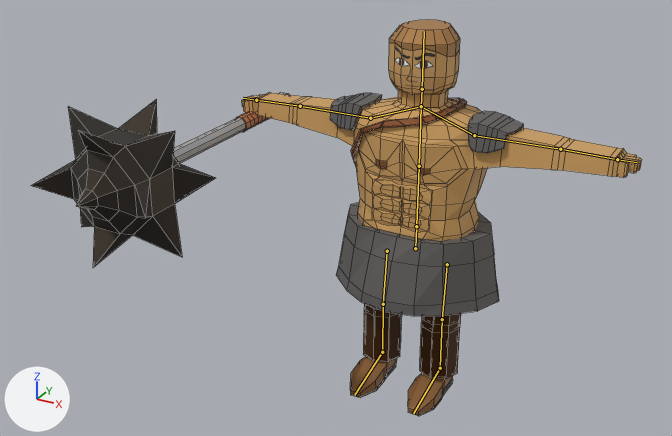
A saved change to the Blender file models/cards/Frederic_the_Fearless.blend.
The view is the same before and after, from a 50 mm camera at (1.76, -4.13, 2.88) aimed at (-0.23, -0.5, 1.07). Lighting does not change. The marker at lower left points along +X, +Y and +Z. The first picture is the older version. The bones that change, and the others that lie on the model, are drawn over the model as lines. Mesh edges are drawn as thin lines.

In view in the first picture: 'FredericTheFearless.007'.
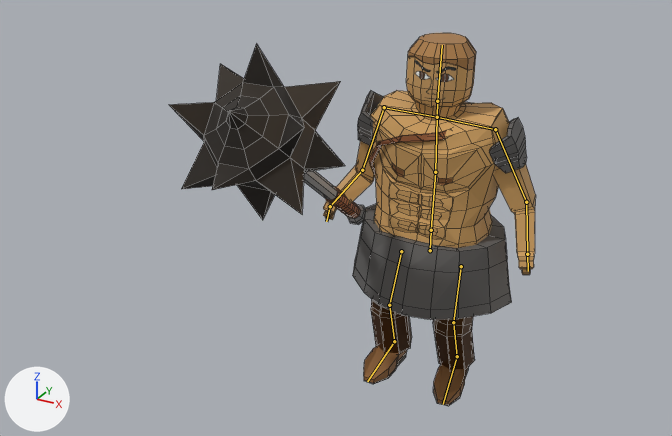
The newer file adds an action. The first version stands in its rest pose; the second is drawn at frame 72 of the action 'Jump'.

The change in detail:
Bone 'Root' (bone_root) moves from (0.0, 0.0, 0.0) to (0.017, -0.075, -0.158).
Bone 'Root' (bone_root) turns from (0, 0, 0) to (4, 1, -2) degrees about its own x, y and z.
Bone 'Spine1' (bone_spine1) turns from (0, 0, 0) to (-3, 0, 0) degrees about its own x, y and z.
Bone 'Spine2' (bone_spine2) turns from (0, 0, 0) to (7, 1, -1) degrees about its own x, y and z.
Bone 'Head' (bone_head) turns from (0, 0, 0) to (-8, 5, 0) degrees about its own x, y and z.
Bone 'A.L' (bone_a_l) turns from (0, 0, 0) to (-1, 1, 17) degrees about its own x, y and z.
Bone 'A1.L' (bone_a1_l) turns from (0, 0, 0) to (-1, -7, -82) degrees about its own x, y and z.
Bone 'E.L' (bone_e_l) turns from (0, 0, 0) to (24, -11, -20) degrees about its own x, y and z.
Bone 'A.R' (bone_a_r) turns from (0, 0, 0) to (-1, 2, -19) degrees about its own x, y and z.
Bone 'A1.R' (bone_a1_r) turns from (0, 0, 0) to (-2, -16, 91) degrees about its own x, y and z.
Bone 'E.R' (bone_e_r) turns from (0, 0, 0) to (33, -1, -27) degrees about its own x, y and z.
Bone 'Hand.R' (bone_hand_r) turns from (0, 0, 0) to (24, 33, 38) degrees about its own x, y and z.
Bone 'IKLegPole.L' (bone_iklegpole_l) moves from (0.0, 0.0, 0.0) to (-0.08, -0.02, -0.163).
Bone 'IKTarget.L' (bone_iktarget_l) moves from (0.0, 0.0, 0.0) to (-0.015, 0.219, 0.04).
Bone 'IKTarget.L' (bone_iktarget_l) turns from (0, 0, 0) to (-3, 4, -9) degrees about its own x, y and z.
Bone 'IKLegPole.R' (bone_iklegpole_r) moves from (0.0, 0.0, 0.0) to (0.047, -0.01, -0.178).
Bone 'IKTarget.R' (bone_iktarget_r) moves from (0.0, 0.0, 0.0) to (0.016, 0.192, 0.04).
Bone 'IKTarget.R' (bone_iktarget_r) turns from (0, 0, 0) to (2, 4, 0) degrees about its own x, y and z.

Changed parts and their boxes (x1, y1, x2, y2) in the pictures (672 x 436 px):
'FredericTheFearless.007', posed (40% narrower)
    before: (31, 20, 642, 416)
    after: (170, 33, 536, 406)
bone 'Root', root to tip
    before: (415, 248) to (416, 226)
    after: (430, 250) to (431, 230)
bone 'Spine1', root to tip
    before: (416, 226) to (419, 166)
    after: (431, 230) to (435, 172)
bone 'Spine2', root to tip
    before: (419, 166) to (421, 106)
    after: (435, 172) to (437, 117)
bone 'Head', root to tip
    before: (422, 89) to (424, 31)
    after: (437, 101) to (442, 45)
bone 'A.L', root to tip
    before: (421, 106) to (474, 135)
    after: (437, 117) to (495, 129)
bone 'A1.L', root to tip
    before: (474, 135) to (560, 149)
    after: (495, 129) to (526, 202)
bone 'E.L', root to tip
    before: (560, 149) to (617, 159)
    after: (526, 202) to (527, 254)
bone 'A.R', root to tip
    before: (421, 106) to (370, 118)
    after: (437, 117) to (384, 107)
bone 'A1.R', root to tip
    before: (370, 118) to (300, 106)
    after: (384, 107) to (362, 170)
bone 'E.R', root to tip
    before: (300, 106) to (256, 100)
    after: (362, 170) to (330, 206)
bone 'Hand.R', root to tip
    before: (256, 100) to (243, 98)
    after: (330, 206) to (326, 221)
